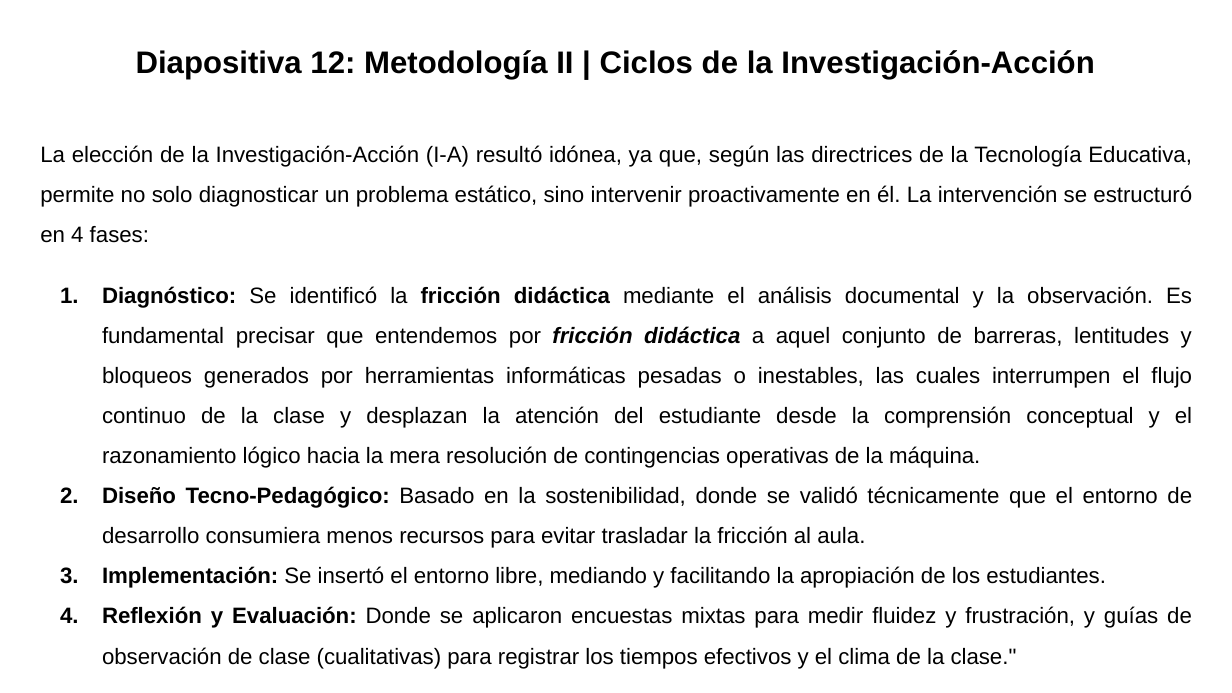
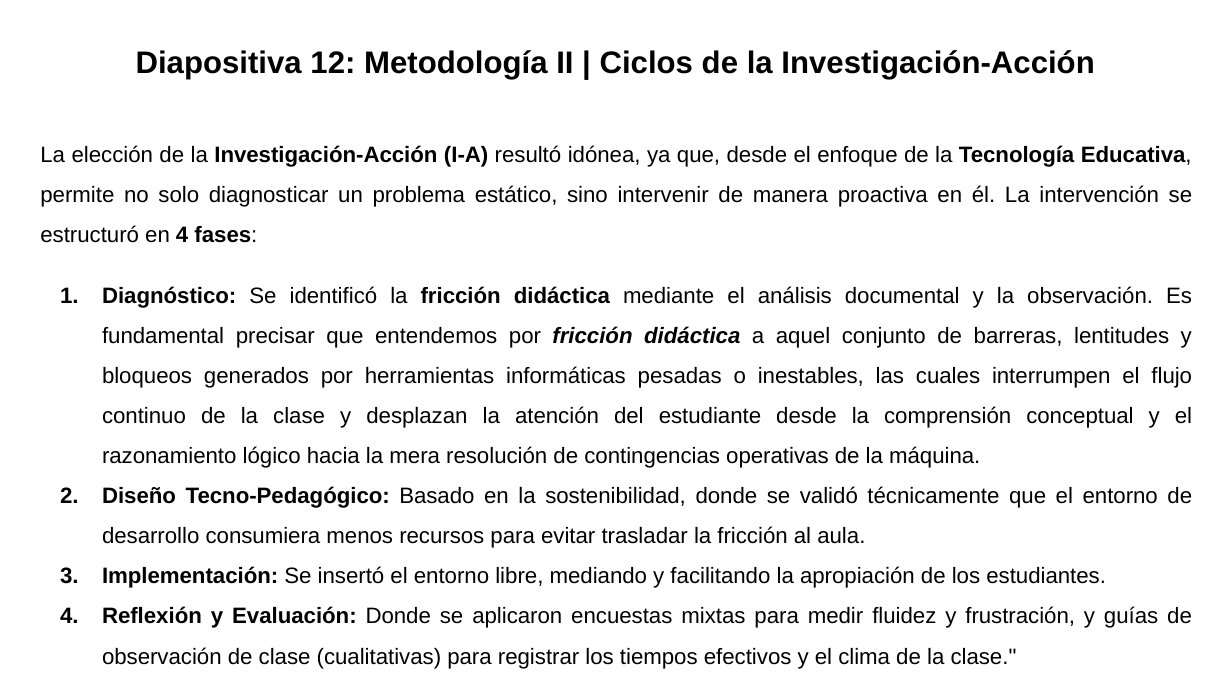
Before and after one commit to gabrielinuz/gabrielinuz.github.io, a slide deck: slide 13 of doc/GUION_DE_DEFENSA_LTE.pptx. Drawn at 1232x693 pixels with LibreOffice and Linux fonts; fonts in the diff are those of the drawing. Boxes give left, top, right and bottom in pixels: in the first picture for what was removed or moved away, otherwise in the second. Text is boxed around its words. In the diff, an @@ line names an element or a change of style, - is before the commit and + after.

```diff
--- a/doc/GUION_DE_DEFENSA_LTE.pptx
+++ b/doc/GUION_DE_DEFENSA_LTE.pptx
@@ text at <box>40,145,1192,243</box>: text changed @@
-La elección de la Investigación-Acción (I-A) resultó idónea, ya que, según las directrices de la Tecnología Educativa, permite no solo diagnosticar un problema estático, sino intervenir proactivamente en él. La intervención se estructuró en 4 fases:
+La elección de la Investigación-Acción (I-A) resultó idónea, ya que, desde el enfoque de la Tecnología Educativa, permite no solo diagnosticar un problema estático, sino intervenir de manera proactiva en él. La intervención se estructuró en 4 fases:
```
Also in this commit, not shown: 9 other slides changed, 1 slide removed, 1 other file.
